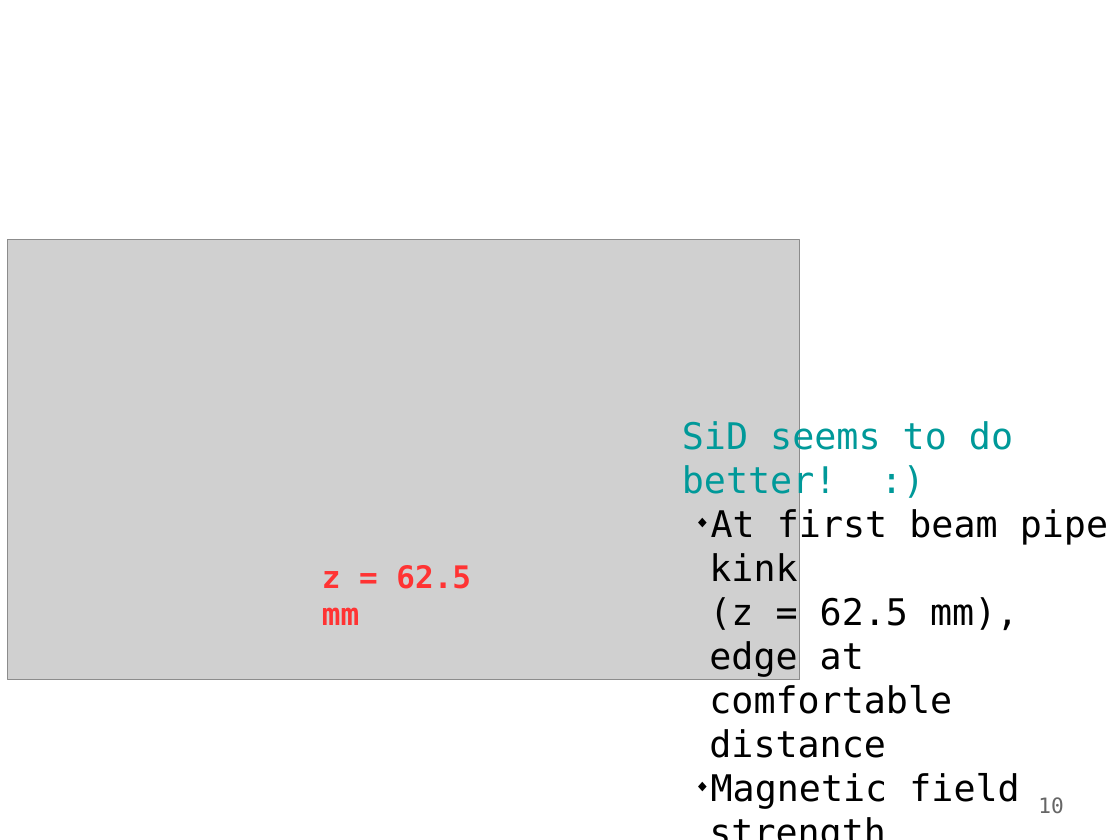
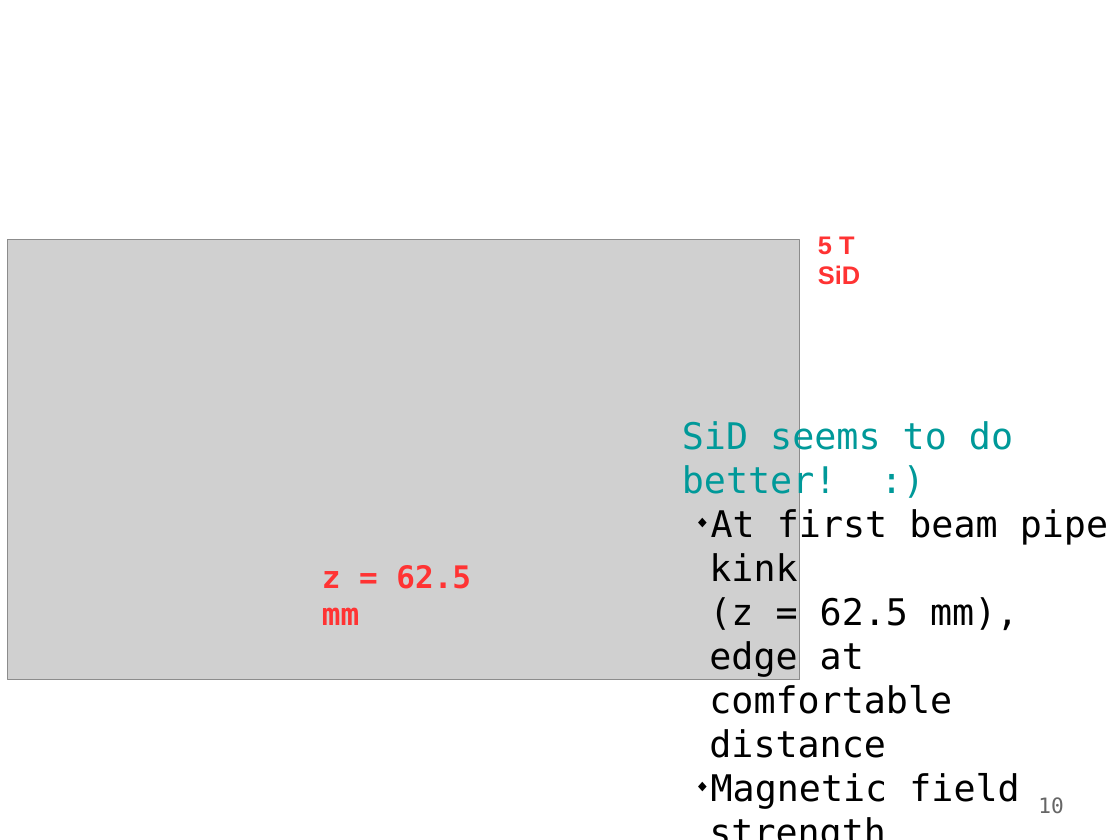
Before and after one commit to Schuea/PhD, a slide deck: slide 10 of talks/SiD_Optimization_talks/GP_ILC250_parameter_sets_Comparison_CAIN_VertexOccupancy.odp. Drawn at 1120x840 pixels with LibreOffice and Linux fonts; fonts in the diff are those of the drawing; grey boxes stand for pictures; background and template pictures are left out. Boxes give left, top, right and bottom in pixels: in the first picture for what was removed or moved away, otherwise in the second. Text is boxed around its words. In the diff, an @@ line names an element or a change of style, - is before the commit and + after.

```diff
--- a/talks/SiD_Optimization_talks/GP_ILC250_parameter_sets_Comparison_CAIN_VertexOccupancy.odp
+++ b/talks/SiD_Optimization_talks/GP_ILC250_parameter_sets_Comparison_CAIN_VertexOccupancy.odp
@@ text added at [818, 236, 860, 285], 18 pt, text #FF3333, bold @@
+5 T
+SiD
```
Also in this commit, not shown: 4 other slides changed.
